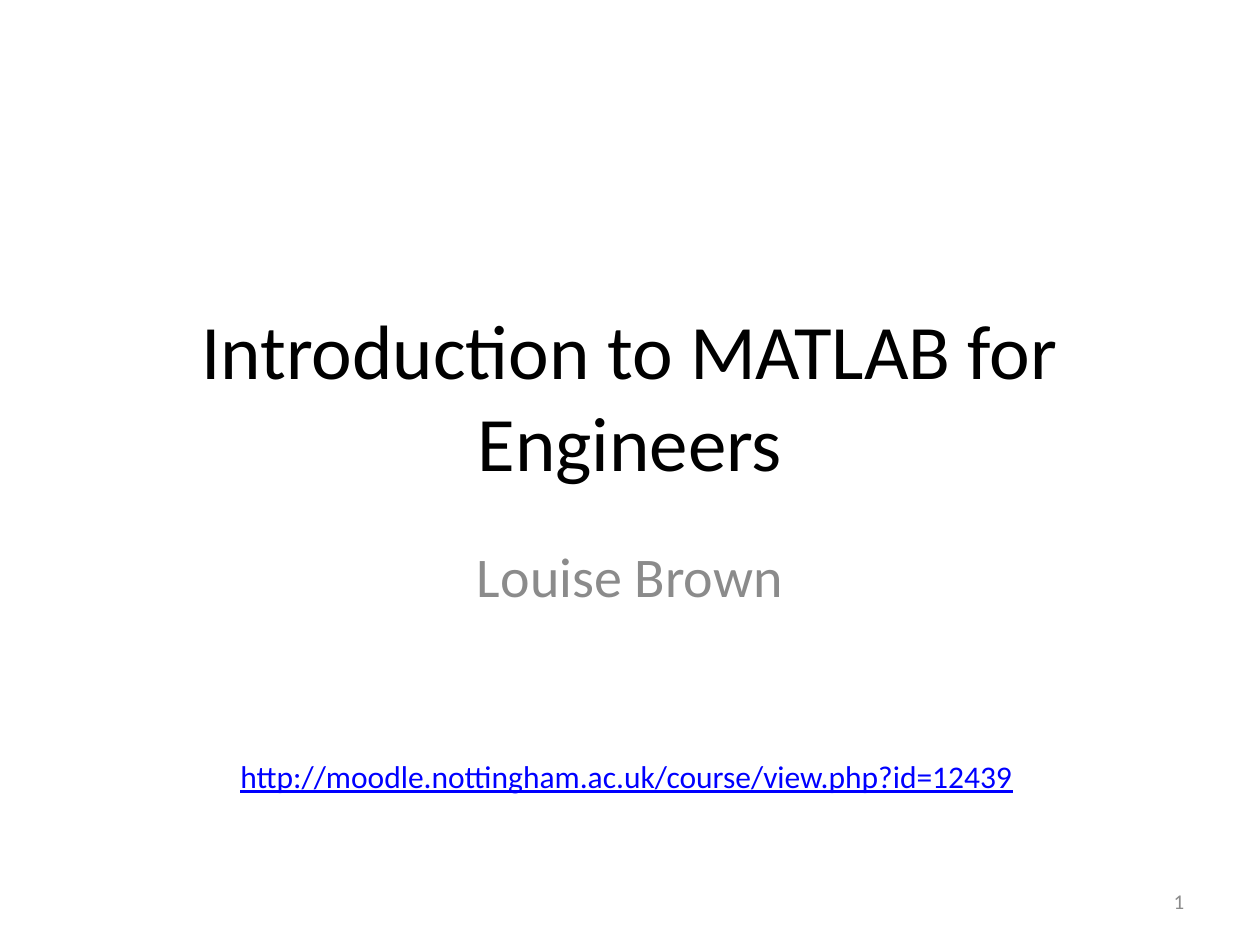
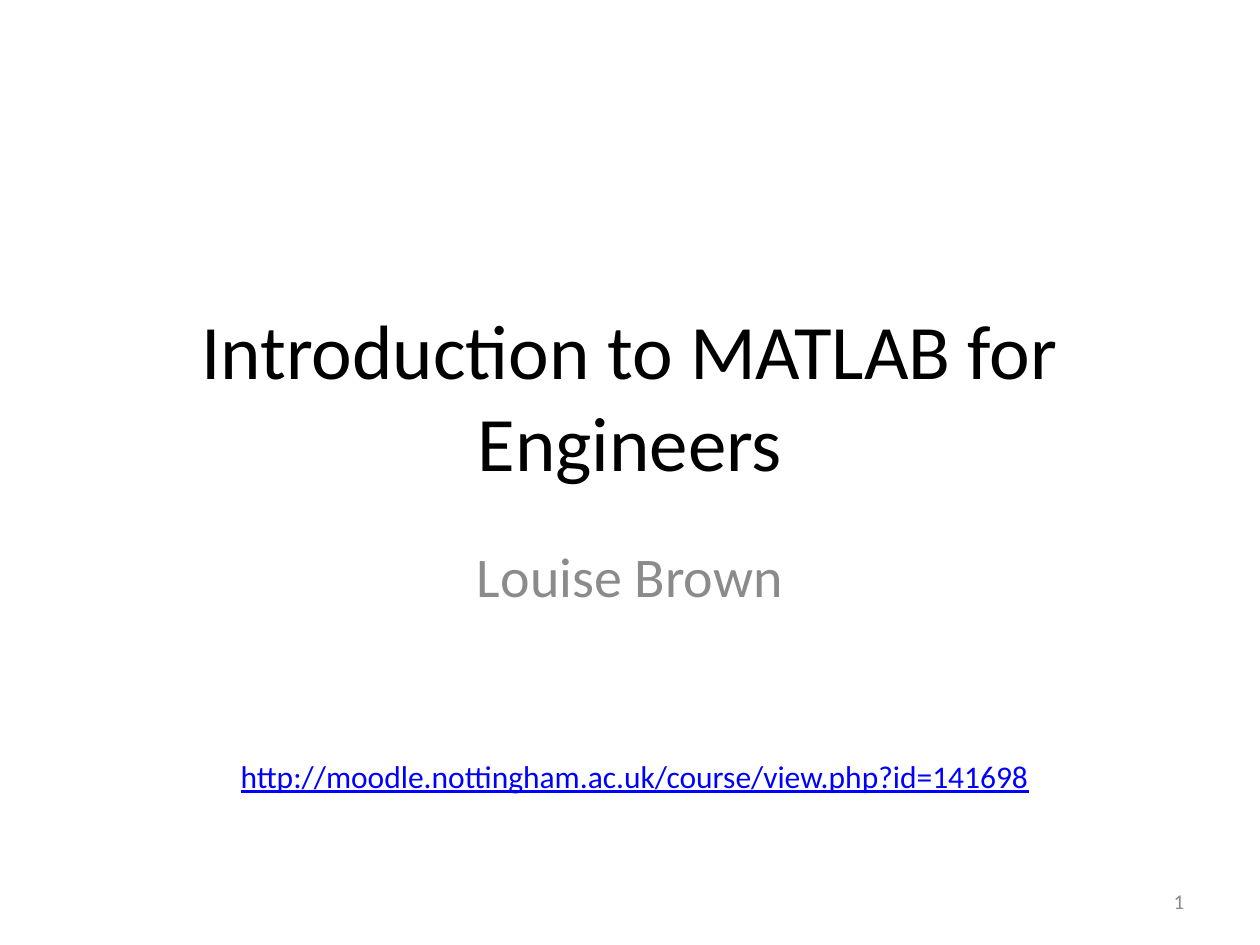
Before and after one commit to louisepb/MatlabBasicCourse, a slide deck: slide 1 of Introduction to MATLAB for Engineers.pptx. Drawn at 1260x945 pixels with LibreOffice and Linux fonts; fonts in the diff are those of the drawing. Boxes give left, top, right and bottom in pixels: in the first picture for what was removed or moved away, otherwise in the second. Text is boxed around its words. In the diff, an @@ line names an element or a change of style, - is before the commit and + after.

```diff
--- a/Introduction to MATLAB for Engineers.pptx
+++ b/Introduction to MATLAB for Engineers.pptx
@@ text at bbox=[241, 766, 1028, 794]: text changed @@
-http://moodle.nottingham.ac.uk/course/view.php?id=12439
+http://moodle.nottingham.ac.uk/course/view.php?id=141698
```
Also in this commit, not shown: 3 other slides changed, 3 slides added, 1 other file.
